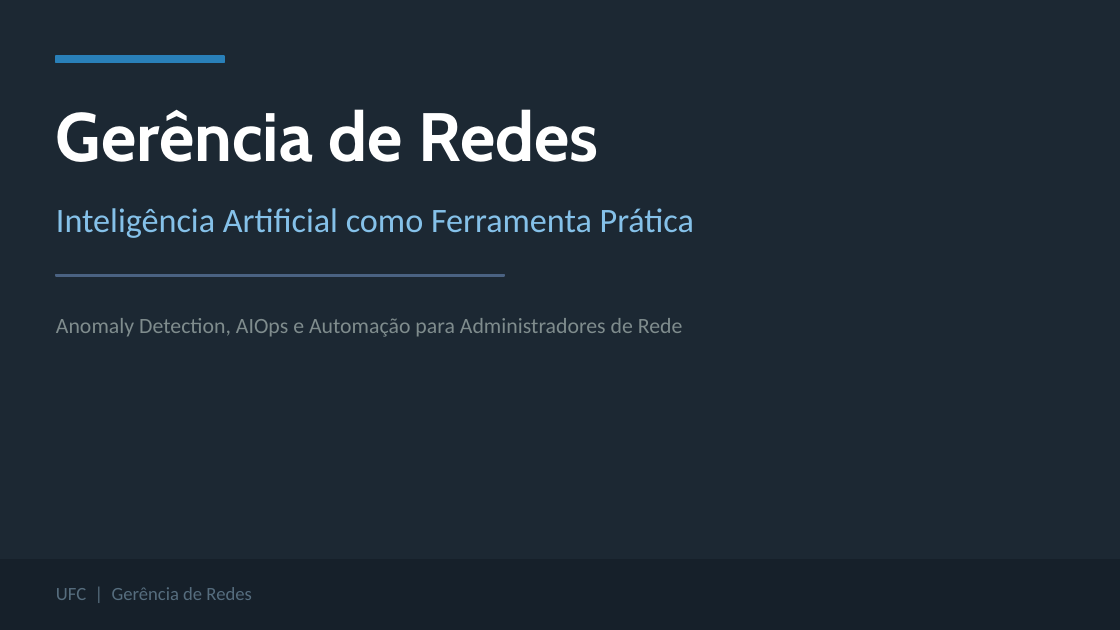
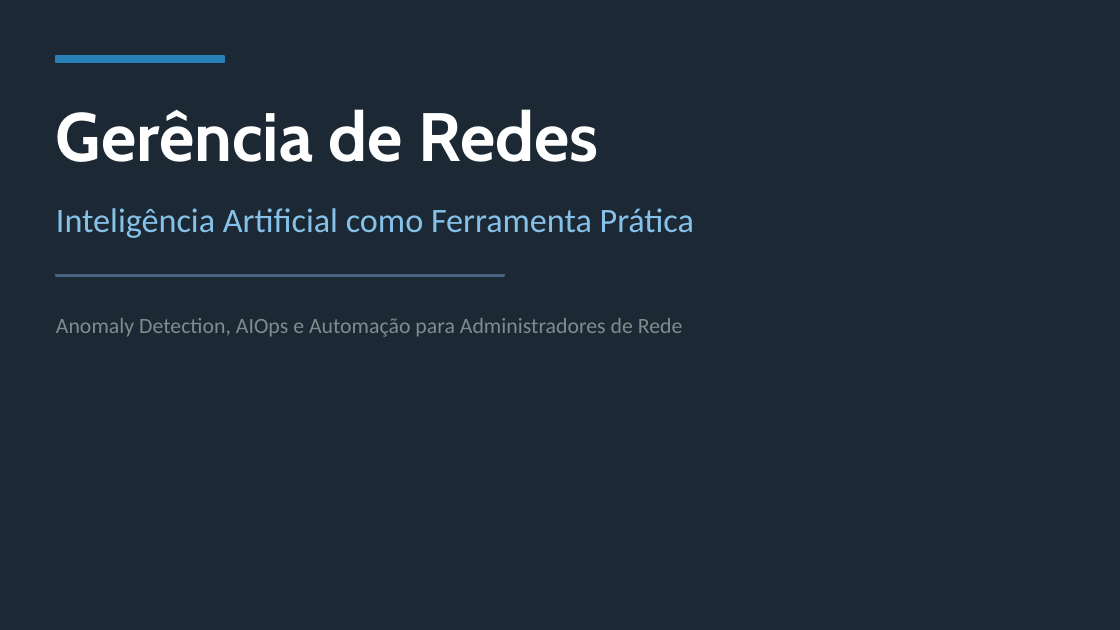
Before and after one commit to Renzo-Tognella/dailyThings, a slide deck: slide 1 of faculdade/gerencia_de_redes/gerencia_redes_v3.pptx. Drawn at 1120x630 pixels with LibreOffice and Linux fonts; fonts in the diff are those of the drawing. Boxes give left, top, right and bottom in pixels: in the first picture for what was removed or moved away, otherwise in the second. Text is boxed around its words. In the diff, an @@ line names an element or a change of style, - is before the commit and + after.

```diff
--- a/faculdade/gerencia_de_redes/gerencia_redes_v3.pptx
+++ b/faculdade/gerencia_de_redes/gerencia_redes_v3.pptx
@@ rectangle removed at box(0, 560, 1120, 629) @@
@@ text removed at box(56, 587, 251, 600) @@
-UFC | Gerência de Redes
```
Also in this commit, not shown: 1 slide added.
